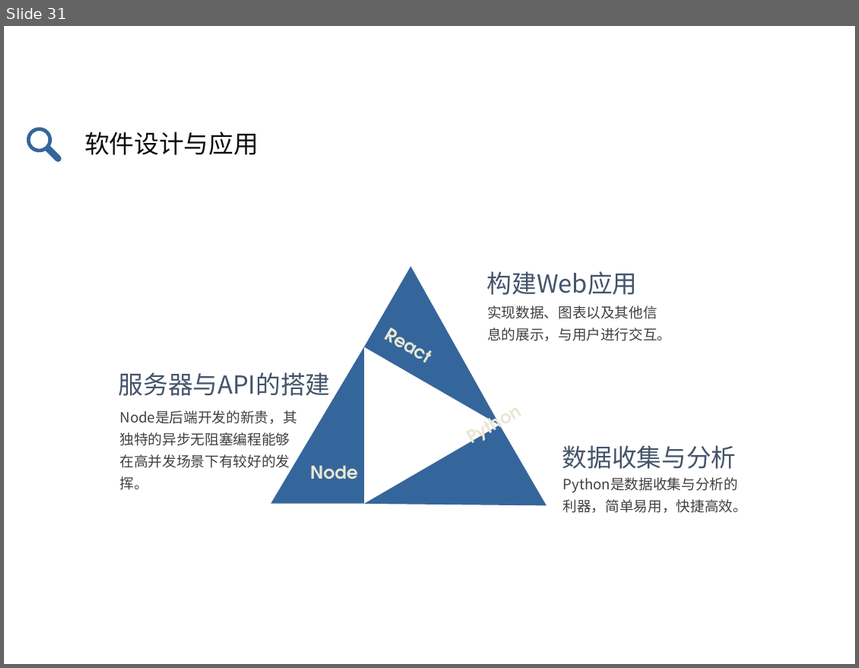
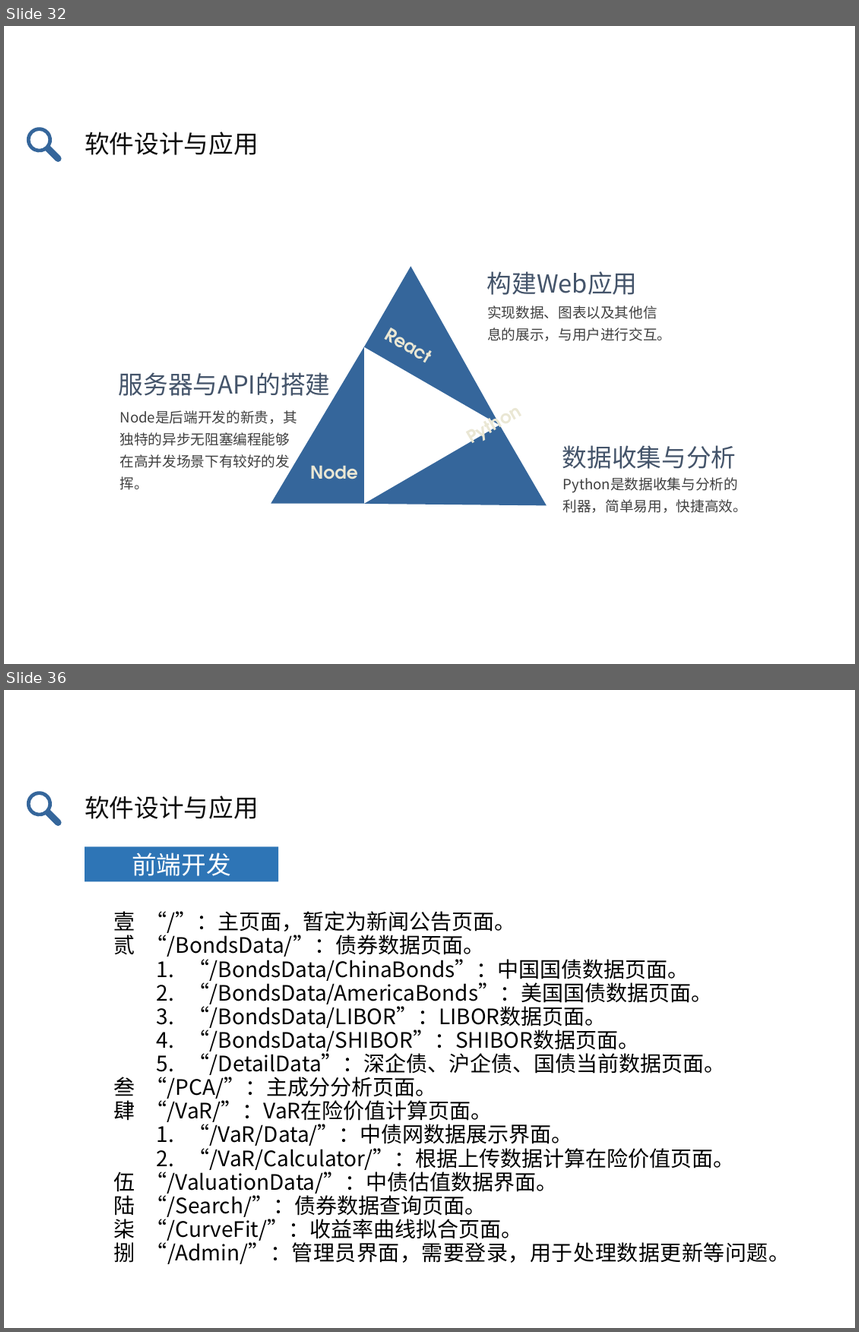
Before and after one commit to zhongdeming428/graduation-design, a slide deck: 阶段性报告/毕设答辩.pptx. Shown one above the other, each under a label of ours: slide 31 before the commit, slides 32 and 36 after it; the slides between them are not shown. The pictures are 859x668 and 859x1332 pixels, drawn with LibreOffice and Linux fonts; fonts in the diff are those of the drawing. Boxes give left, top, right and bottom in pixels: in the first picture for what was removed or moved away, otherwise in the second. Text is boxed around its words. In the diff, an @@ line names an element or a change of style, - is before the commit and + after.

```diff
--- a/阶段性报告/毕设答辩.pptx
+++ b/阶段性报告/毕设答辩.pptx
@@ slide 36 added at box(4, 690, 855, 1328), background #FFFFFF @@
@@ freeform shape added at box(25, 790, 62, 827), fill #35669B @@
@@ text added at box(85, 796, 259, 819), 21 pt, text #0D0D0D @@
+软件设计与应用
@@ rectangle added at box(85, 847, 279, 882), fill #2E75B6, 21 pt, text #FFFFFF @@
+前端开发
@@ text added at box(146, 911, 790, 1265), 18 pt, text #000000 @@
+1. “/”：主页面，暂定为新闻公告页面。
+2. “/BondsData/”：债券数据页面。
+  1. “/BondsData/ChinaBonds”：中国国债数据页面。
+  2. “/BondsData/AmericaBonds”：美国国债数据页面。
+  3. “/BondsData/LIBOR”：LIBOR数据页面。
+  4. “/BondsData/SHIBOR”：SHIBOR数据页面。
+  5. “/DetailData”：深企债、沪企债、国债当前数据页面。
+3. “/PCA/”：主成分分析页面。
+4. “/VaR/”：VaR在险价值计算页面。
+  1. “/VaR/Data/”：中债网数据展示界面。
+  2. “/VaR/Calculator/”：根据上传数据计算在险价值页面。
+5. “/ValuationData/”：中债估值数据界面。
+6. “/Search/”：债券数据查询页面。
+7. “/CurveFit/”：收益率曲线拟合页面。
+8. “/Admin/”：管理员界面，需要登录，用于处理数据更新等问题。
@@ what was slide 31 is now slide 32 @@
```
Also in this commit, not shown: 2 slides changed, 15 other slides added, 2 slides removed, 1 other file.
